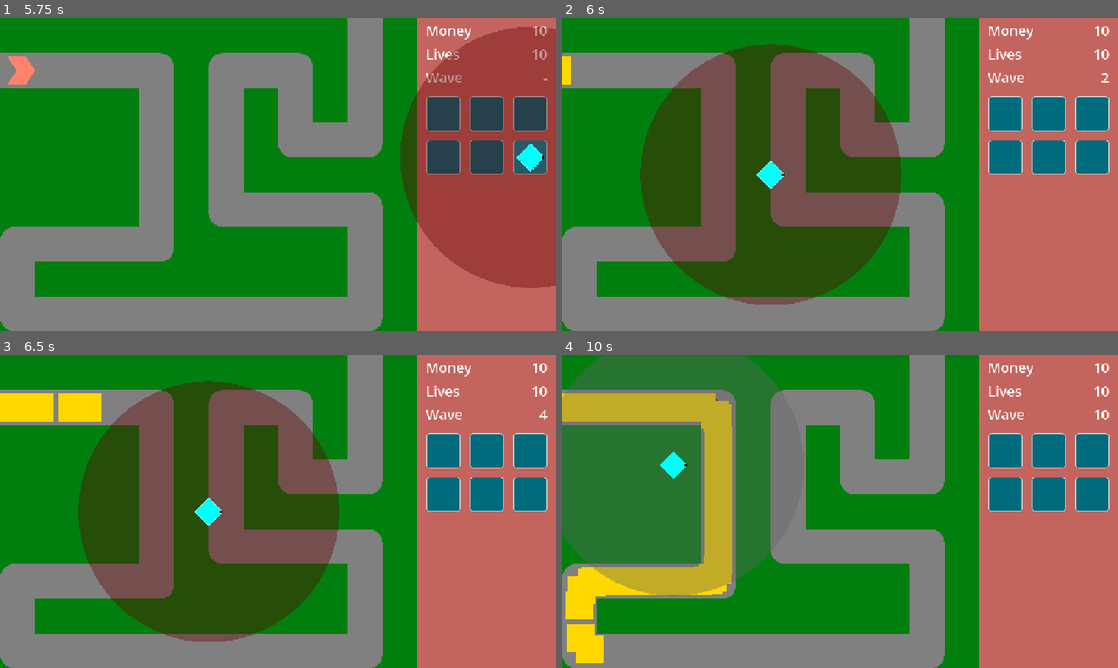
Above: before the commit, frames 1-4 (two rows, left to right).
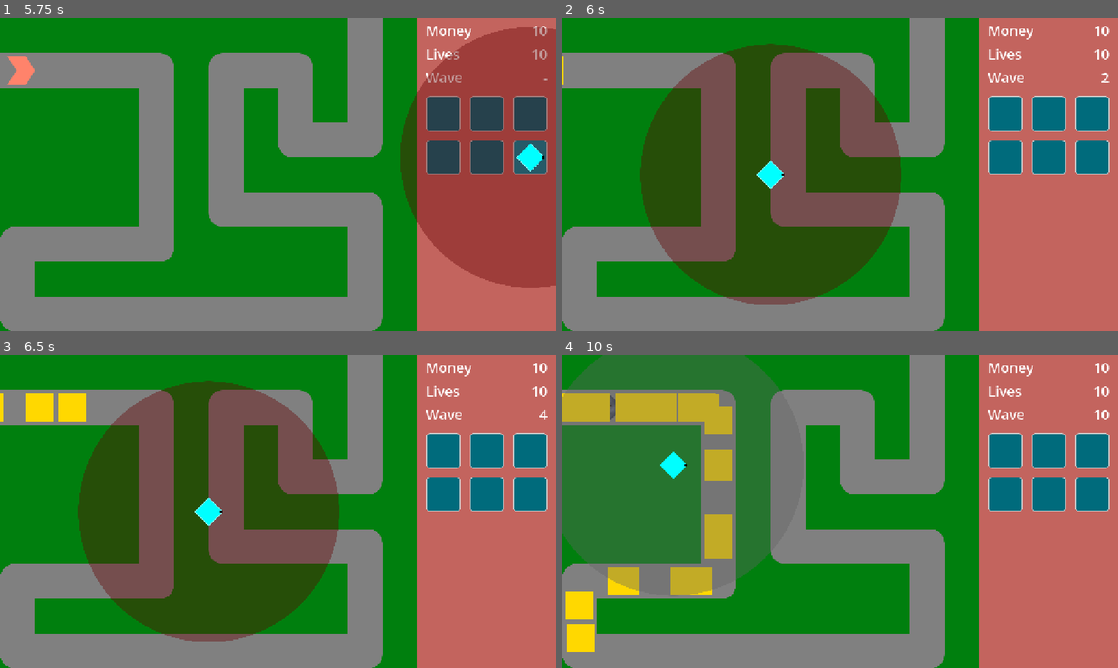
Above: after the commit, the same moments.

Repository: phrasmotica/godot-tower-defence
Game: Godot game, scene res://scenes/game.tscn
Same seed, same stepped clock (60 frames per second), same inputs: the game is played once before the commit and once after it.
Inputs (mouse positions are in pixels of both pictures, inside the frame that each line leads up to):
- Up to frame 1 (5.75 s): click "Play path 0" at 0.5 s; click (444, 115) at 1.25 s; click (489, 115) at 2 s; click (528, 115) at 2.75 s; click (444, 155) at 3.5 s; click (489, 155) at 4.25 s; click (528, 155) at 5 s
- Up to frame 2 (6 s): tap Enter (ui_accept) at 5.75, 5.85 s; move the mouse to (773, 174) at 5.77 s; hold Shift (fast_forward) from 5.78 s (still down); click (773, 174) at 5.92 s
- Up to frame 3 (6.5 s): keep holding Shift (fast_forward); tap Enter (ui_accept) at 6.02, 6.32 s
- Up to frame 4 (10 s): move the mouse to (767, 511) at 6.52 s; release Shift (fast_forward) at 6.53 s; tap . (next_tower) at 6.6, 8.85 s; click (767, 511) at 6.67 s; tap Enter (ui_accept) at 6.77, 6.8, 7.07, 7.55, 8.1, 8.27, 8.57, 9.02, 9.05, 9.32, 9.77, 9.8 s; move the mouse to (895, 442) at 7.27 s; hold Shift (fast_forward) 7.28-8.78 s; tap , (previous_tower) at 7.35, 9.6 s; move the mouse to (812, 574) at 8.02 s; click (812, 574) at 8.17 s; move the mouse to (1006, 558) at 8.77 s; move the mouse to (673, 464) at 9.52 s

Frame 1 is identical in both runs. In frame 2, 0.1% of the frame differs, in the area x 0-2%, y 12-22%; in frame 3, 0.6%; in frame 4, 2.7%, in the area x 1-31%, y 12-99%.

Commit message:
Create factory class for Wave objects

Diff:
--- a/scenes/autoloads/waves_manager/states/waves_manager_state_waiting.gd
+++ b/scenes/autoloads/waves_manager/states/waves_manager_state_waiting.gd
@@ -6,7 +6,7 @@
 
 func _process(_delta: float) -> void:
 	if Input.is_action_just_pressed("ui_accept"):
-		var next_wave := _waves_manager.next()
+		var next_wave := _waves_manager.get_next_wave()
 
 		if next_wave != null:
 			send(next_wave)
--- /dev/null
+++ b/scenes/autoloads/waves_manager/wave_factory.gd
@@ -0,0 +1,37 @@
+class_name WaveFactory
+
+var _boss_enemy_scene: PackedScene = preload("res://scenes/enemies/enemy_boss.tscn")
+var _enemy_scene: PackedScene = preload("res://scenes/enemies/enemy_1.tscn")
+var _wave_collection: WaveCollection = preload("res://resources/waves/waves_path0.tres")
+
+var _last_index := -1
+var _current_index := -1
+
+func _init(last_index) -> void:
+	_last_index = last_index
+
+func is_waiting_to_start() -> bool:
+	return _current_index == -1
+
+func create() -> Wave:
+	if _current_index >= _last_index:
+		return null
+
+	_current_index += 1
+
+	var wave := _wave_collection.get_wave(_current_index)
+
+	if wave != null:
+		wave = Wave.new()
+
+		var is_boss_wave := _is_boss_wave()
+
+		wave.enemy = _boss_enemy_scene if is_boss_wave else _enemy_scene
+		wave.spawn_count = int(_current_index / 5.0) if is_boss_wave else _current_index
+
+	wave.number = _current_index + 1
+
+	return wave
+
+func _is_boss_wave() -> bool:
+	return _current_index % 5 == 4
--- a/scenes/autoloads/waves_manager/waves_manager.gd
+++ b/scenes/autoloads/waves_manager/waves_manager.gd
@@ -4,14 +4,10 @@
 
 const LAST_WAVE_INDEX: int = 9
 
-var boss_enemy_scene: PackedScene = preload("res://scenes/enemies/enemy_boss.tscn")
-var enemy_scene: PackedScene = preload("res://scenes/enemies/enemy_1.tscn")
-var wave_collection: WaveCollection = preload("res://resources/waves/waves_path0.tres")
-
 var _state_factory := WavesManagerStateFactory.new()
 var _current_state: WavesManagerState = null
 
-var _wave_index := -1
+var _wave_factory := WaveFactory.new(LAST_WAVE_INDEX)
 
 func _ready() -> void:
 	GameEvents.game_started.connect(_on_game_events_game_started)
@@ -36,34 +32,12 @@
 func _on_game_events_game_started(_path_index: int) -> void:
 	switch_state(State.WAITING)
 
-func next() -> Wave:
-	if _wave_index == -1:
+func get_next_wave() -> Wave:
+	if _wave_factory.is_waiting_to_start():
 		WaveEvents.emit_waves_began()
 
-	var wave := _get_next()
+	var wave := _wave_factory.create()
 	if wave == null:
 		print("No more waves to send!")
-		return null
-
-	wave.number = _wave_index + 1
 
 	return wave
-
-func _get_next() -> Wave:
-	if _wave_index >= LAST_WAVE_INDEX:
-		return null
-
-	_wave_index += 1
-
-	var wave_from_collection := wave_collection.get_wave(_wave_index)
-
-	if wave_from_collection != null:
-		return wave_from_collection
-
-	var dummy_wave := Wave.new()
-
-	var is_boss_wave := _wave_index % 5 == 4
-	dummy_wave.enemy = boss_enemy_scene if is_boss_wave else enemy_scene
-	dummy_wave.spawn_count = int(_wave_index / 5.0) if is_boss_wave else _wave_index
-
-	return dummy_wave
Not shown, added: scenes/autoloads/waves_manager/wave_factory.gd.uid
